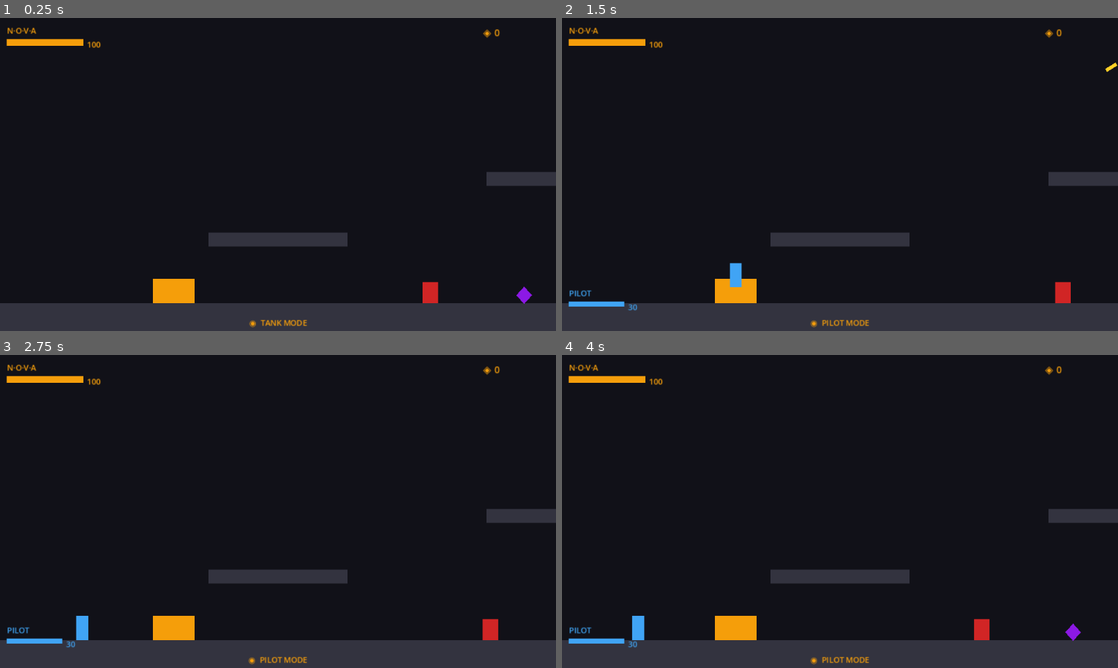
Above: before the commit, frames 1-4 (two rows, left to right).
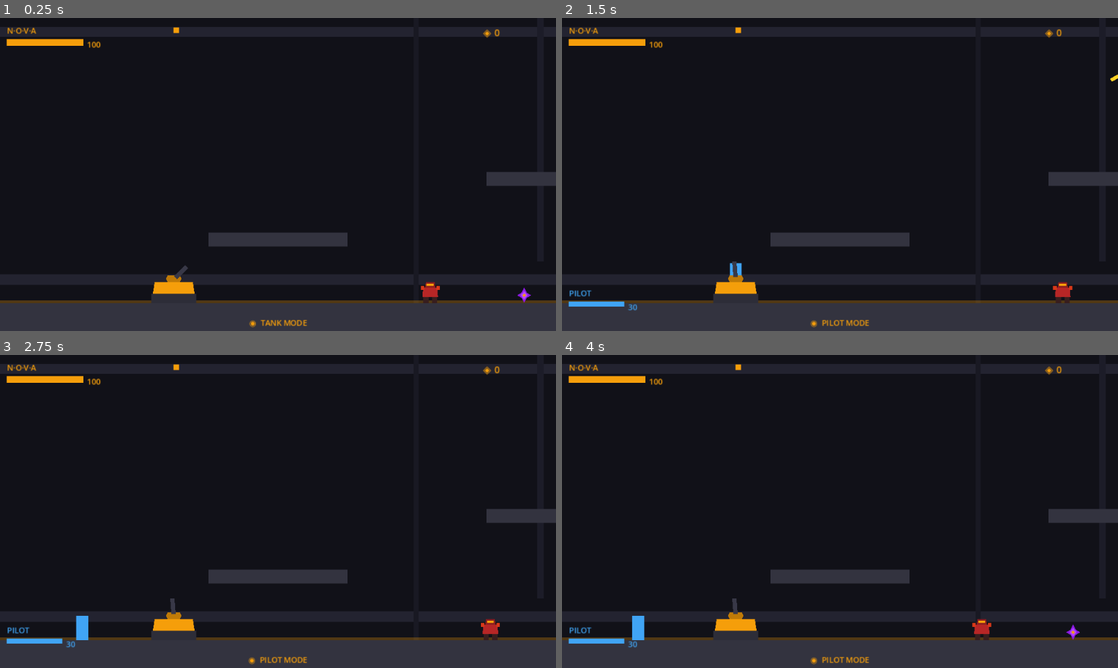
Above: after the commit, the same moments.

Repository: readycheck-studios/steeleternal
Game: Godot game, scene res://scenes/levels/Room_IW_A.tscn
Two runs of this game, one before a commit and one after it. Both use one fixed random seed, a clock stepped at 60 frames per second and the inputs below.
Inputs (mouse positions are in pixels of both pictures, inside the frame that each line leads up to):
- Up to frame 1 (0.25 s): no input
- Up to frame 2 (1.5 s): move the mouse to (962, 158) at 0.52 s; press the mouse at (962, 158) at 0.53 s; hold R (h_phase_right) from 0.53 s (still down); tap Space (p_jump) at 0.77 s; move the mouse to (728, 190) at 1.27 s; release the mouse at (728, 190) at 1.28 s; tap E (p_interact) at 1.35 s
- Up to frame 3 (2.75 s): tap Space (p_jump) at 1.52 s; move the mouse to (333, 442) at 2.02 s; release R (h_phase_right) at 2.03 s; hold A (p_move_left) from 2.03 s (still down); hold Q (p_utility) from 2.03 s (still down)
- Up to frame 4 (4 s): move the mouse to (812, 574) at 2.77 s; release A (p_move_left) at 2.78 s; release Q (p_utility) at 2.78 s; hold R (h_phase_right) from 2.78 s (still down); click (812, 574) at 2.85 s; tap Space (p_jump) at 3.02, 3.77 s; move the mouse to (1006, 558) at 3.52 s; hold E (p_interact) from 3.53 s (still down)

The runs differ from the first frame. In frame 1, 1.5% of the frame differs, in the area x 0-100%, y 2-92%; in frame 2, 1.5%; in frame 3, 1.4%; in frame 4, 1.4%.

Commit message:
art: visual polish pass — N.O.V.A., enemies, room backgrounds
N.O.V.A. Tank:
- Replace single rectangle with layered hull: amber trapezoid body,
  gunmetal track skirt, 4 hexagon wheels, hexagon turret base
- Add Turret Node2D (barrel + WeaponHardpoint) that rotates to face
  mouse every physics frame via _update_turret_aim()
- WeaponHardpoint path updated to $Turret/WeaponHardpoint
- Remove legacy hardpoint flip logic (turret rotation handles aiming)

Enemies:
- Grunt: bipedal robot — legs, trapezoidal torso, shoulder plates,
  tapered head, amber visor slit
- Neural Parasite: 4-point violet star + inner diamond + amber eye
- Void-Walker: nested irregular crystal layers (outer shard →
  mid crystal → core → inner glow)
- Bulwark: add shoulder plates, leg supports, amber eye slit,
  chest ventilation grills (BodySprite/ShieldFront/CoolingVent
  names preserved for script compatibility)

Room backgrounds (all three Iron Wastes rooms):
- Top + bottom pipe runs, vertical wall panel dividers, heavy
  structural ribs, amber indicator lights on pipes, amber floor
  glow strip — all at z_index -5

Co-Authored-By: Claude Sonnet 4.6 <noreply@anthropic.com>

Diff:
--- a/godot/scenes/enemies/Bulwark.tscn
+++ b/godot/scenes/enemies/Bulwark.tscn
@@ -7,6 +7,9 @@
 [sub_resource type="RectangleShape2D" id="RectangleShape2D_bulwark"]
 size = Vector2(28, 40)
 
+; Bulwark — heavy armoured enemy. Immune to cannon until vent is hacked.
+; Node names BodySprite / ShieldFront / CoolingVent are referenced by bulwark.gd — do not rename.
+; Collision: 28×40 (half: 14×20)
 [node name="Bulwark" type="CharacterBody2D"]
 collision_layer = 64
 collision_mask = 39
@@ -15,24 +18,55 @@
 [node name="CollisionShape2D" type="CollisionShape2D" parent="."]
 shape = SubResource("RectangleShape2D_bulwark")
 
-; Dark iron body — wide and tall
+; ── Legs (behind body) ────────────────────────────────────────────
+[node name="LegL" type="Polygon2D" parent="."]
+polygon = PackedVector2Array(-13, 12, -5, 12, -5, 21, -13, 21)
+color = Color(0.18, 0.18, 0.24, 1.0)
+
+[node name="LegR" type="Polygon2D" parent="."]
+polygon = PackedVector2Array(5, 12, 13, 12, 13, 21, 5, 21)
+color = Color(0.18, 0.18, 0.24, 1.0)
+
+; ── Main iron body (required name: BodySprite — used by bulwark.gd) ──
 [node name="BodySprite" type="Polygon2D" parent="."]
 polygon = PackedVector2Array(-14, -20, 14, -20, 14, 20, -14, 20)
 color = Color(0.22, 0.22, 0.28, 1.0)
 
-; Amber shield panel — repositioned each frame to stay on front face
+; ── Shoulder armour plates ────────────────────────────────────────
+[node name="ShoulderL" type="Polygon2D" parent="."]
+polygon = PackedVector2Array(-18, -18, -14, -18, -14, -6, -18, -8)
+color = Color(0.28, 0.28, 0.36, 1.0)
+
+[node name="ShoulderR" type="Polygon2D" parent="."]
+polygon = PackedVector2Array(14, -18, 18, -18, 18, -8, 14, -6)
+color = Color(0.28, 0.28, 0.36, 1.0)
+
+; ── Amber eye slit ────────────────────────────────────────────────
+[node name="EyeSlit" type="Polygon2D" parent="."]
+polygon = PackedVector2Array(-6, -14, 6, -14, 6, -11, -6, -11)
+color = Color(0.961, 0.620, 0.043, 1.0)
+
+; ── Chest ventilation grills ──────────────────────────────────────
+[node name="Grill1" type="Polygon2D" parent="."]
+polygon = PackedVector2Array(-5, -5, 5, -5, 5, -2, -5, -2)
+color = Color(0.14, 0.14, 0.18, 1.0)
+
+[node name="Grill2" type="Polygon2D" parent="."]
+polygon = PackedVector2Array(-5, 2, 5, 2, 5, 5, -5, 5)
+color = Color(0.14, 0.14, 0.18, 1.0)
+
+; ── Amber shield panel — script repositions to front face each frame ──
 [node name="ShieldFront" type="Polygon2D" parent="."]
 position = Vector2(14, 0)
 polygon = PackedVector2Array(-4, -18, 4, -18, 4, 18, -4, 18)
 color = Color(0.961, 0.620, 0.043, 1.0)
 
-; Cooling vent — repositioned each frame to stay on back face
+; ── Cooling vent — script repositions to back face each frame ─────
 [node name="CoolingVent" type="Node2D" parent="."]
 position = Vector2(-20, 0)
 script = ExtResource("2_vent")
 minigame_scene = ExtResource("3_minigame")
 
-; Violet diamond — visible indicator of hackable vent
 [node name="VentVisual" type="Polygon2D" parent="CoolingVent"]
 polygon = PackedVector2Array(0, -6, 6, 0, 0, 6, -6, 0)
 color = Color(0.38, 0.10, 0.80, 1.0)
--- a/godot/scenes/enemies/Grunt.tscn
+++ b/godot/scenes/enemies/Grunt.tscn
@@ -5,6 +5,8 @@
 [sub_resource type="RectangleShape2D" id="RectangleShape2D_grunt"]
 size = Vector2(18, 24)
 
+; Grunt — bipedal combat drone. Red/orange palette, amber visor.
+; Collision: 18×24 (half: 9×12)
 [node name="Grunt" type="CharacterBody2D"]
 collision_layer = 64
 collision_mask = 39
@@ -13,6 +15,35 @@
 [node name="CollisionShape2D" type="CollisionShape2D" parent="."]
 shape = SubResource("RectangleShape2D_grunt")
 
-[node name="PlaceholderSprite" type="Polygon2D" parent="."]
-polygon = PackedVector2Array(-9, -12, 9, -12, 9, 12, -9, 12)
-color = Color(0.820, 0.149, 0.149, 1.0)
+; ── Legs (rendered first — behind torso) ──────────────────────────
+[node name="LegLeft" type="Polygon2D" parent="."]
+polygon = PackedVector2Array(-8, 5, -2, 5, -2, 12, -8, 12)
+color = Color(0.22, 0.12, 0.12, 1.0)
+
+[node name="LegRight" type="Polygon2D" parent="."]
+polygon = PackedVector2Array(2, 5, 8, 5, 8, 12, 2, 12)
+color = Color(0.22, 0.12, 0.12, 1.0)
+
+; ── Torso (slight trapezoid — wider at hips) ──────────────────────
+[node name="Body" type="Polygon2D" parent="."]
+polygon = PackedVector2Array(-8, -6, 8, -6, 9, 5, -9, 5)
+color = Color(0.72, 0.15, 0.15, 1.0)
+
+; ── Shoulder armour plates ────────────────────────────────────────
+[node name="ShoulderL" type="Polygon2D" parent="."]
+polygon = PackedVector2Array(-11, -8, -7, -8, -7, -3, -11, -3)
+color = Color(0.85, 0.22, 0.10, 1.0)
+
+[node name="ShoulderR" type="Polygon2D" parent="."]
+polygon = PackedVector2Array(7, -8, 11, -8, 11, -3, 7, -3)
+color = Color(0.85, 0.22, 0.10, 1.0)
+
+; ── Head (tapers slightly at jaw) ─────────────────────────────────
+[node name="Head" type="Polygon2D" parent="."]
+polygon = PackedVector2Array(-5, -12, 5, -12, 6, -6, -6, -6)
+color = Color(0.55, 0.12, 0.12, 1.0)
+
+; ── Amber visor — horizontal eye slit ────────────────────────────
+[node name="Visor" type="Polygon2D" parent="."]
+polygon = PackedVector2Array(-4, -10, 4, -10, 4, -8, -4, -8)
+color = Color(0.961, 0.620, 0.043, 1.0)
--- a/godot/scenes/enemies/NeuralParasite.tscn
+++ b/godot/scenes/enemies/NeuralParasite.tscn
@@ -5,6 +5,9 @@
 [sub_resource type="RectangleShape2D" id="RectangleShape2D_np"]
 size = Vector2(14, 18)
 
+; Neural Parasite — floating alien parasite. Ignores N.O.V.A., hunts Jason.
+; 4-point star silhouette with nested violet layers and amber eye.
+; Collision: 14×18 (half: 7×9)
 [node name="NeuralParasite" type="CharacterBody2D"]
 collision_layer = 64
 collision_mask = 39
@@ -13,7 +16,17 @@
 [node name="CollisionShape2D" type="CollisionShape2D" parent="."]
 shape = SubResource("RectangleShape2D_np")
 
-; Violet diamond — visually distinct from Grunt (rectangle) and Bulwark (armour polygon)
-[node name="Visual" type="Polygon2D" parent="."]
-polygon = PackedVector2Array(0, -10, 9, 0, 0, 10, -9, 0)
+; ── Outer star (4-point, 8 vertices — extends slightly past collision) ──
+[node name="StarBody" type="Polygon2D" parent="."]
+polygon = PackedVector2Array(0, -9, 3, -3, 8, 0, 3, 3, 0, 9, -3, 3, -8, 0, -3, -3)
 color = Color(0.55, 0.10, 0.90, 1.0)
+
+; ── Inner diamond body ────────────────────────────────────────────
+[node name="InnerBody" type="Polygon2D" parent="."]
+polygon = PackedVector2Array(0, -5, 4, 0, 0, 5, -4, 0)
+color = Color(0.70, 0.28, 1.0, 1.0)
+
+; ── Amber eye — signals Jason-hunting behaviour ───────────────────
+[node name="Eye" type="Polygon2D" parent="."]
+polygon = PackedVector2Array(0, -2, 2, 0, 0, 2, -2, 0)
+color = Color(0.961, 0.620, 0.043, 1.0)
--- a/godot/scenes/enemies/VoidWalker.tscn
+++ b/godot/scenes/enemies/VoidWalker.tscn
@@ -5,7 +5,10 @@
 [sub_resource type="RectangleShape2D" id="RectangleShape2D_vw"]
 size = Vector2(16, 24)
 
-; Starts with collision_layer=0 (intangible) — script sets it dynamically on world shift.
+; Void-Walker — phase-shifting crystalline entity. Intangible in Phase A (script sets alpha).
+; Nested irregular crystal layers: outer shard → mid crystal → core → inner glow.
+; Collision: 16×24 (half: 8×12)
+; NOTE: void_walker.gd sets modulate on the root node — all children are affected.
 [node name="VoidWalker" type="CharacterBody2D"]
 collision_layer = 0
 collision_mask = 1
@@ -14,7 +17,22 @@
 [node name="CollisionShape2D" type="CollisionShape2D" parent="."]
 shape = SubResource("RectangleShape2D_vw")
 
-; Deep violet diamond — larger than Neural Parasite, starts ghostly (script sets alpha).
-[node name="Visual" type="Polygon2D" parent="."]
-polygon = PackedVector2Array(0, -16, 14, 0, 0, 16, -14, 0)
-color = Color(0.40, 0.00, 0.70, 1.0)
+; ── Outer irregular shard (jagged, asymmetric — feels unstable) ───
+[node name="OuterShard" type="Polygon2D" parent="."]
+polygon = PackedVector2Array(0, -12, 7, -8, 11, -2, 8, 6, 2, 12, -5, 10, -10, 2, -7, -7)
+color = Color(0.20, 0.00, 0.38, 1.0)
+
+; ── Mid crystal layer ─────────────────────────────────────────────
+[node name="MidCrystal" type="Polygon2D" parent="."]
+polygon = PackedVector2Array(0, -8, 6, -4, 7, 2, 3, 8, -4, 6, -7, -1)
+color = Color(0.42, 0.05, 0.72, 1.0)
+
+; ── Inner core diamond ────────────────────────────────────────────
+[node name="Core" type="Polygon2D" parent="."]
+polygon = PackedVector2Array(0, -5, 5, 0, 0, 6, -5, 0)
+color = Color(0.65, 0.30, 1.0, 1.0)
+
+; ── Central glow — near-white to read as energy source ───────────
+[node name="InnerGlow" type="Polygon2D" parent="."]
+polygon = PackedVector2Array(0, -2, 2, 0, 0, 3, -2, 0)
+color = Color(0.90, 0.75, 1.0, 1.0)
--- a/godot/scenes/levels/Room_IW_A.tscn
+++ b/godot/scenes/levels/Room_IW_A.tscn
@@ -194,3 +194,61 @@
 ; RoomExit — amber sensor strip at the right edge, triggers next room
 [node name="RoomExit" parent="." instance=ExtResource("10_room_exit")]
 position = Vector2(1890, 180)
+
+; ── Background detail — Iron Wastes industrial dressing ───────────
+; All z_index = -5 (behind world geometry, in front of background fill)
+[node name="BGDetail" type="Node2D" parent="."]
+z_index = -5
+
+; Horizontal pipe runs — top and bottom of room
+[node name="Pipe_Top" type="Polygon2D" parent="BGDetail"]
+polygon = PackedVector2Array(0, 10, 1920, 10, 1920, 22, 0, 22)
+color = Color(0.14, 0.14, 0.19, 1.0)
+
+[node name="Pipe_Bot" type="Polygon2D" parent="BGDetail"]
+polygon = PackedVector2Array(0, 295, 1920, 295, 1920, 307, 0, 307)
+color = Color(0.14, 0.14, 0.19, 1.0)
+
+; Vertical wall section dividers — create industrial panel feel
+[node name="VPanel_1" type="Polygon2D" parent="BGDetail"]
+polygon = PackedVector2Array(476, 0, 482, 0, 482, 360, 476, 360)
+color = Color(0.10, 0.10, 0.14, 1.0)
+
+[node name="VPanel_2" type="Polygon2D" parent="BGDetail"]
+polygon = PackedVector2Array(956, 0, 962, 0, 962, 360, 956, 360)
+color = Color(0.10, 0.10, 0.14, 1.0)
+
+[node name="VPanel_3" type="Polygon2D" parent="BGDetail"]
+polygon = PackedVector2Array(1436, 0, 1442, 0, 1442, 360, 1436, 360)
+color = Color(0.10, 0.10, 0.14, 1.0)
+
+; Heavy structural ribs — vertical steel supports
+[node name="StructRib_1" type="Polygon2D" parent="BGDetail"]
+polygon = PackedVector2Array(618, 0, 626, 0, 626, 280, 618, 280)
+color = Color(0.11, 0.11, 0.16, 1.0)
+
+[node name="StructRib_2" type="Polygon2D" parent="BGDetail"]
+polygon = PackedVector2Array(1290, 0, 1298, 0, 1298, 280, 1290, 280)
+color = Color(0.11, 0.11, 0.16, 1.0)
+
+; Amber indicator lights along the top pipe
+[node name="Light_1" type="Polygon2D" parent="BGDetail"]
+polygon = PackedVector2Array(200, 11, 206, 11, 206, 17, 200, 17)
+color = Color(0.961, 0.620, 0.043, 1.0)
+
+[node name="Light_2" type="Polygon2D" parent="BGDetail"]
+polygon = PackedVector2Array(700, 11, 706, 11, 706, 17, 700, 17)
+color = Color(0.961, 0.620, 0.043, 1.0)
+
+[node name="Light_3" type="Polygon2D" parent="BGDetail"]
+polygon = PackedVector2Array(1200, 11, 1206, 11, 1206, 17, 1200, 17)
+color = Color(0.961, 0.620, 0.043, 1.0)
+
+[node name="Light_4" type="Polygon2D" parent="BGDetail"]
+polygon = PackedVector2Array(1700, 11, 1706, 11, 1706, 17, 1700, 17)
+color = Color(0.961, 0.620, 0.043, 1.0)
+
+; Amber floor glow — subtle warm accent at ground level
+[node name="FloorGlow" type="Polygon2D" parent="BGDetail"]
+polygon = PackedVector2Array(0, 325, 1920, 325, 1920, 331, 0, 331)
+color = Color(0.961, 0.620, 0.043, 0.28)
--- a/godot/scenes/levels/Room_IW_B.tscn
+++ b/godot/scenes/levels/Room_IW_B.tscn
@@ -116,3 +116,57 @@
 ; RoomExit — amber sensor strip at the right edge
 [node name="RoomExit" parent="." instance=ExtResource("6_room_exit")]
 position = Vector2(1890, 180)
+
+; ── Background detail — Iron Wastes Room B variant ────────────────
+[node name="BGDetail" type="Node2D" parent="."]
+z_index = -5
+
+; Top and bottom pipes — continuous across room
+[node name="Pipe_Top" type="Polygon2D" parent="BGDetail"]
+polygon = PackedVector2Array(0, 10, 1920, 10, 1920, 22, 0, 22)
+color = Color(0.14, 0.14, 0.19, 1.0)
+
+[node name="Pipe_Bot" type="Polygon2D" parent="BGDetail"]
+polygon = PackedVector2Array(0, 295, 1920, 295, 1920, 307, 0, 307)
+color = Color(0.14, 0.14, 0.19, 1.0)
+
+; Partial mid-room pipe — adds horizontal depth variation vs Room A
+[node name="Pipe_Mid" type="Polygon2D" parent="BGDetail"]
+polygon = PackedVector2Array(200, 130, 1100, 130, 1100, 139, 200, 139)
+color = Color(0.12, 0.12, 0.17, 1.0)
+
+; Wall section dividers
+[node name="VPanel_1" type="Polygon2D" parent="BGDetail"]
+polygon = PackedVector2Array(476, 0, 482, 0, 482, 360, 476, 360)
+color = Color(0.10, 0.10, 0.14, 1.0)
+
+[node name="VPanel_2" type="Polygon2D" parent="BGDetail"]
+polygon = PackedVector2Array(956, 0, 962, 0, 962, 360, 956, 360)
+color = Color(0.10, 0.10, 0.14, 1.0)
+
+[node name="VPanel_3" type="Polygon2D" parent="BGDetail"]
+polygon = PackedVector2Array(1436, 0, 1442, 0, 1442, 360, 1436, 360)
+color = Color(0.10, 0.10, 0.14, 1.0)
+
+; Single structural rib offset from Room A for variety
+[node name="StructRib_1" type="Polygon2D" parent="BGDetail"]
+polygon = PackedVector2Array(740, 0, 748, 0, 748, 260, 740, 260)
+color = Color(0.11, 0.11, 0.16, 1.0)
+
+; Indicator lights — violet tint to match lighter tone of this room
+[node name="Light_1" type="Polygon2D" parent="BGDetail"]
+polygon = PackedVector2Array(300, 11, 306, 11, 306, 17, 300, 17)
+color = Color(0.961, 0.620, 0.043, 1.0)
+
+[node name="Light_2" type="Polygon2D" parent="BGDetail"]
+polygon = PackedVector2Array(900, 11, 906, 11, 906, 17, 900, 17)
+color = Color(0.961, 0.620, 0.043, 1.0)
+
+[node name="Light_3" type="Polygon2D" parent="BGDetail"]
+polygon = PackedVector2Array(1500, 11, 1506, 11, 1506, 17, 1500, 17)
+color = Color(0.961, 0.620, 0.043, 1.0)
+
+; Floor glow accent
+[node name="FloorGlow" type="Polygon2D" parent="BGDetail"]
+polygon = PackedVector2Array(0, 325, 1920, 325, 1920, 331, 0, 331)
+color = Color(0.961, 0.620, 0.043, 0.28)
--- a/godot/scenes/levels/Room_IW_C.tscn
+++ b/godot/scenes/levels/Room_IW_C.tscn
@@ -129,3 +129,78 @@
 ; RoomExit — amber sensor strip at the right edge
 [node name="RoomExit" parent="." instance=ExtResource("6_room_exit")]
 position = Vector2(1890, 180)
+
+; ── Background detail — Iron Wastes Room C (Bulwark gauntlet) ─────
+; Heavier industrial feel — more structural ribs to convey fortified space
+[node name="BGDetail" type="Node2D" parent="."]
+z_index = -5
+
+; Top and bottom pipes
+[node name="Pipe_Top" type="Polygon2D" parent="BGDetail"]
+polygon = PackedVector2Array(0, 10, 1920, 10, 1920, 22, 0, 22)
+color = Color(0.14, 0.14, 0.19, 1.0)
+
+[node name="Pipe_Bot" type="Polygon2D" parent="BGDetail"]
+polygon = PackedVector2Array(0, 295, 1920, 295, 1920, 307, 0, 307)
+color = Color(0.14, 0.14, 0.19, 1.0)
+
+; Two partial mid-height pipes — suggests layered industrial plumbing
+[node name="Pipe_Mid_L" type="Polygon2D" parent="BGDetail"]
+polygon = PackedVector2Array(0, 90, 800, 90, 800, 99, 0, 99)
+color = Color(0.12, 0.12, 0.17, 1.0)
+
+[node name="Pipe_Mid_R" type="Polygon2D" parent="BGDetail"]
+polygon = PackedVector2Array(1100, 90, 1920, 90, 1920, 99, 1100, 99)
+color = Color(0.12, 0.12, 0.17, 1.0)
+
+; Wall section dividers
+[node name="VPanel_1" type="Polygon2D" parent="BGDetail"]
+polygon = PackedVector2Array(476, 0, 482, 0, 482, 360, 476, 360)
+color = Color(0.10, 0.10, 0.14, 1.0)
+
+[node name="VPanel_2" type="Polygon2D" parent="BGDetail"]
+polygon = PackedVector2Array(956, 0, 962, 0, 962, 360, 956, 360)
+color = Color(0.10, 0.10, 0.14, 1.0)
+
+[node name="VPanel_3" type="Polygon2D" parent="BGDetail"]
+polygon = PackedVector2Array(1436, 0, 1442, 0, 1442, 360, 1436, 360)
+color = Color(0.10, 0.10, 0.14, 1.0)
+
+; Three structural ribs — fortified feel appropriate for gauntlet room
+[node name="StructRib_1" type="Polygon2D" parent="BGDetail"]
+polygon = PackedVector2Array(300, 0, 308, 0, 308, 280, 300, 280)
+color = Color(0.11, 0.11, 0.16, 1.0)
+
+[node name="StructRib_2" type="Polygon2D" parent="BGDetail"]
+polygon = PackedVector2Array(950, 0, 958, 0, 958, 280, 950, 280)
+color = Color(0.11, 0.11, 0.16, 1.0)
+
+[node name="StructRib_3" type="Polygon2D" parent="BGDetail"]
+polygon = PackedVector2Array(1600, 0, 1608, 0, 1608, 280, 1600, 280)
+color = Color(0.11, 0.11, 0.16, 1.0)
+
+; Indicator lights — more of them, closer together, implying high-security zone
+[node name="Light_1" type="Polygon2D" parent="BGDetail"]
+polygon = PackedVector2Array(100, 11, 106, 11, 106, 17, 100, 17)
+color = Color(0.961, 0.620, 0.043, 1.0)
+
+[node name="Light_2" type="Polygon2D" parent="BGDetail"]
+polygon = PackedVector2Array(500, 11, 506, 11, 506, 17, 500, 17)
+color = Color(0.961, 0.620, 0.043, 1.0)
+
+[node name="Light_3" type="Polygon2D" parent="BGDetail"]
+polygon = PackedVector2Array(960, 11, 966, 11, 966, 17, 960, 17)
+color = Color(0.961, 0.620, 0.043, 1.0)
+
+[node name="Light_4" type="Polygon2D" parent="BGDetail"]
+polygon = PackedVector2Array(1420, 11, 1426, 11, 1426, 17, 1420, 17)
+color = Color(0.961, 0.620, 0.043, 1.0)
+
+[node name="Light_5" type="Polygon2D" parent="BGDetail"]
+polygon = PackedVector2Array(1820, 11, 1826, 11, 1826, 17, 1820, 17)
+color = Color(0.961, 0.620, 0.043, 1.0)
+
+; Floor glow accent
+[node name="FloorGlow" type="Polygon2D" parent="BGDetail"]
+polygon = PackedVector2Array(0, 325, 1920, 325, 1920, 331, 0, 331)
+color = Color(0.961, 0.620, 0.043, 0.28)
--- a/godot/scenes/player/PlayerRoot.tscn
+++ b/godot/scenes/player/PlayerRoot.tscn
@@ -16,6 +16,9 @@
 [node name="PlayerRoot" type="Node2D"]
 script = ExtResource("1_mgr")
 
+; ═══════════════════════════════════════════════════════
+;  N.O.V.A. TANK
+; ═══════════════════════════════════════════════════════
 [node name="NOVA_Tank" type="CharacterBody2D" parent="."]
 collision_layer = 2
 collision_mask = 73
@@ -26,13 +29,66 @@
 [node name="CollisionShape2D" type="CollisionShape2D" parent="NOVA_Tank"]
 shape = SubResource("RectangleShape2D_nova")
 
-[node name="PlaceholderSprite" type="Polygon2D" parent="NOVA_Tank"]
-polygon = PackedVector2Array(-24, -14, 24, -14, 24, 14, -24, 14)
+; ── Wheels (z -1 — render behind everything else) ─────────────────
+; Four hexagon wheels. Centers at y=13, x = -16 / -5 / 5 / 16.
+; Radius ≈ 5.  Computed with 60° increments:
+;   offsets: (±5,0), (±2.5,±4.3)
+[node name="Wheel_FL" type="Polygon2D" parent="NOVA_Tank"]
+polygon = PackedVector2Array(-11, 13, -13.5, 17.3, -18.5, 17.3, -21, 13, -18.5, 8.7, -13.5, 8.7)
+color = Color(0.15, 0.15, 0.18, 1.0)
+z_index = -1
+
+[node name="Wheel_ML" type="Polygon2D" parent="NOVA_Tank"]
+polygon = PackedVector2Array(0, 13, -2.5, 17.3, -7.5, 17.3, -10, 13, -7.5, 8.7, -2.5, 8.7)
+color = Color(0.15, 0.15, 0.18, 1.0)
+z_index = -1
+
+[node name="Wheel_MR" type="Polygon2D" parent="NOVA_Tank"]
+polygon = PackedVector2Array(10, 13, 7.5, 17.3, 2.5, 17.3, 0, 13, 2.5, 8.7, 7.5, 8.7)
+color = Color(0.15, 0.15, 0.18, 1.0)
+z_index = -1
+
+[node name="Wheel_BR" type="Polygon2D" parent="NOVA_Tank"]
+polygon = PackedVector2Array(21, 13, 18.5, 17.3, 13.5, 17.3, 11, 13, 13.5, 8.7, 18.5, 8.7)
+color = Color(0.15, 0.15, 0.18, 1.0)
+z_index = -1
+
+; ── Track skirt (gunmetal, slightly wider than hull) ──────────────
+[node name="TrackSkirt" type="Polygon2D" parent="NOVA_Tank"]
+polygon = PackedVector2Array(-26, 3, 26, 3, 26, 14, -26, 14)
+color = Color(0.18, 0.18, 0.22, 1.0)
+z_index = 0
+
+; ── Hull (amber trapezoid — wider at base, notched at top) ────────
+[node name="Hull" type="Polygon2D" parent="NOVA_Tank"]
+polygon = PackedVector2Array(-22, -10, 22, -10, 24, 3, -24, 3)
 color = Color(0.961, 0.620, 0.043, 1.0)
+z_index = 1
 
-[node name="WeaponHardpoint" type="Marker2D" parent="NOVA_Tank"]
-position = Vector2(28, -8)
+; ── Turret base (hexagon platform the turret sits on) ─────────────
+[node name="TurretBase" type="Polygon2D" parent="NOVA_Tank"]
+polygon = PackedVector2Array(-7, -18, 7, -18, 9, -14, 7, -10, -7, -10, -9, -14)
+color = Color(0.75, 0.48, 0.03, 1.0)
+z_index = 2
 
+; ── Turret (Node2D — rotated each frame in nova.gd to face mouse) ─
+; Pivot is at (0, -13), sitting in the centre of TurretBase.
+; Barrel polygon starts at x=3 to leave a tiny hub gap, extends 18px.
+[node name="Turret" type="Node2D" parent="NOVA_Tank"]
+position = Vector2(0, -13)
+z_index = 3
+
+[node name="Barrel" type="Polygon2D" parent="NOVA_Tank/Turret"]
+polygon = PackedVector2Array(3, -2.5, 21, -2.5, 21, 2.5, 3, 2.5)
+color = Color(0.22, 0.22, 0.28, 1.0)
+
+; Weapon spawn point at the barrel tip
+[node name="WeaponHardpoint" type="Marker2D" parent="NOVA_Tank/Turret"]
+position = Vector2(21, 0)
+
+; ═══════════════════════════════════════════════════════
+;  JASON PILOT
+; ═══════════════════════════════════════════════════════
 [node name="Jason_Pilot" type="CharacterBody2D" parent="."]
 collision_layer = 4
 collision_mask = 81
@@ -42,10 +98,14 @@
 [node name="CollisionShape2D" type="CollisionShape2D" parent="Jason_Pilot"]
 shape = SubResource("RectangleShape2D_jason")
 
+; Simple blue silhouette — humanoid proportions
 [node name="PlaceholderSprite" type="Polygon2D" parent="Jason_Pilot"]
 polygon = PackedVector2Array(-7, -14, 7, -14, 7, 14, -7, 14)
 color = Color(0.251, 0.647, 0.961, 1.0)
 
+; ═══════════════════════════════════════════════════════
+;  CAMERA & TETHER
+; ═══════════════════════════════════════════════════════
 [node name="CameraManager" type="Camera2D" parent="."]
 limit_left = 0
 limit_top = 0
--- a/godot/scripts/player/nova.gd
+++ b/godot/scripts/player/nova.gd
@@ -18,7 +18,8 @@
 @export var main_weapon: WeaponData = null
 @export var projectile_scene: PackedScene = null
 
-@onready var weapon_hardpoint: Marker2D = $WeaponHardpoint
+@onready var weapon_hardpoint: Marker2D = $Turret/WeaponHardpoint
+@onready var turret: Node2D = $Turret
 
 var stability: float = MAX_STABILITY
 var is_stalled: bool = false
@@ -36,6 +37,7 @@
 
 
 func _physics_process(delta: float) -> void:
+	_update_turret_aim()  # always tracks mouse, even when stalled
 	if is_stalled:
 		return
 	_fire_cooldown = maxf(_fire_cooldown - delta, 0.0)
@@ -68,8 +70,10 @@
 		_facing_dir = dir
 	else:
 		velocity.x = move_toward(velocity.x, 0.0, FRICTION * delta)
-	# Mirror hardpoint to the facing side
-	weapon_hardpoint.position.x = absf(weapon_hardpoint.position.x) * _facing_dir
+
+
+func _update_turret_aim() -> void:
+	turret.rotation = (get_global_mouse_position() - turret.global_position).angle()
 
 
 func _check_crush_damage() -> void:
